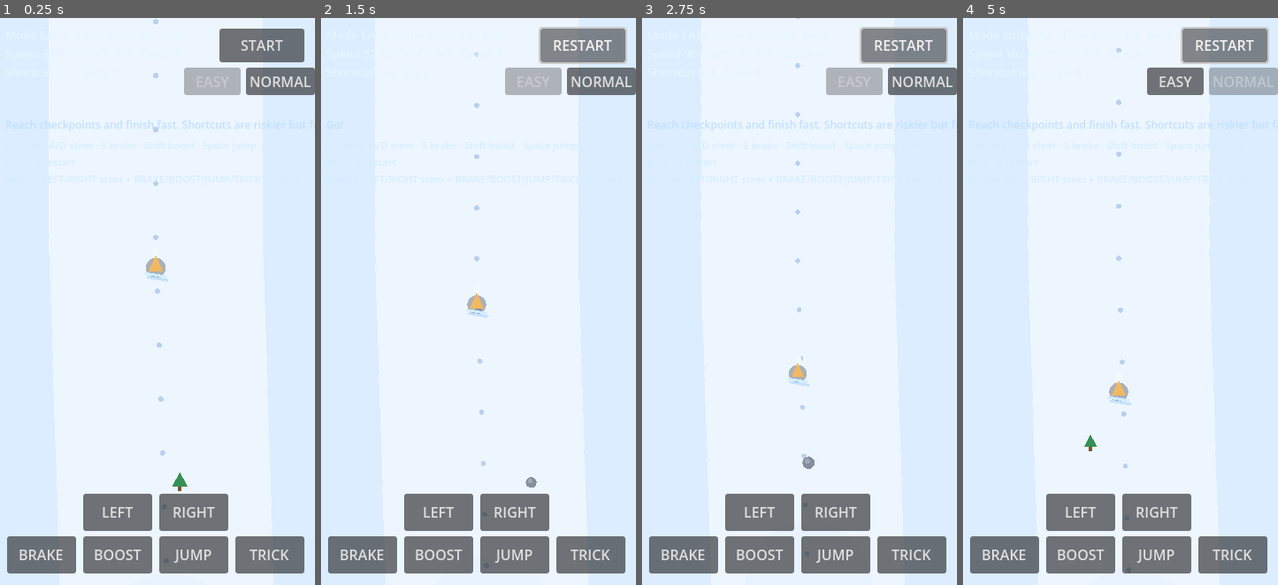
Above: before the commit, frames 1-4 (left to right).
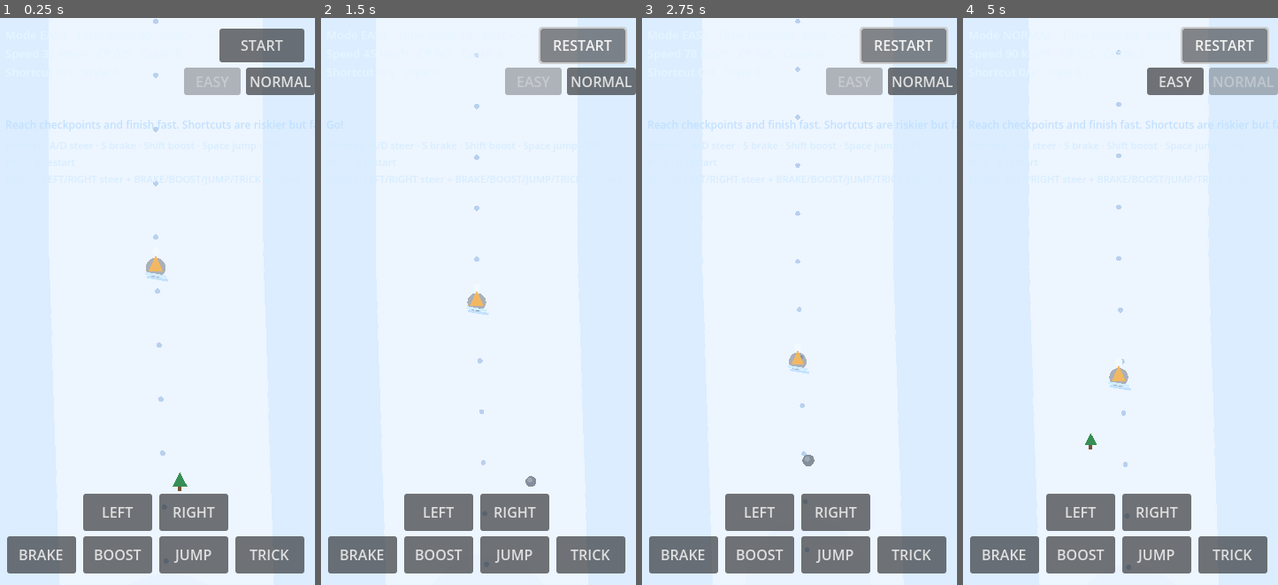
Above: after the commit, the same moments.

Repository: wndzlf/TapTapCho
Game: Godot game, scene res://scenes/main/Main.tscn
Two runs of this game, one before a commit and one after it. Both use one fixed random seed, a clock stepped at 60 frames per second and the inputs below.
Inputs:
- Up to frame 1 (0.25 s): no input
- Up to frame 2 (1.5 s): click "START" at 0.5 s; click "RESTART" at 1.25 s
- Up to frame 3 (2.75 s): click "RESTART" at 2 s
- Up to frame 4 (5 s): click "RESTART" at 2.75 s; click "NORMAL" at 3.5 s; click "START" at 4.25 s

The runs differ from the first frame. In frame 1, less than 0.1% of the frame differs, in the area x 47-59%, y 0-83%; in frame 2, 0.2%; in frame 3, 0.4%; in frame 4, 0.4%, in the area x 38-54%, y 5-80%.

Commit message:
fix: move ski rider higher on screen and slow pacing further

Diff:
--- a/godot-winter-ski-rush/scenes/main/Main.gd
+++ b/godot-winter-ski-rush/scenes/main/Main.gd
@@ -8,10 +8,10 @@
 
 const BASE_CENTER_X := WORLD_WIDTH * 0.5
 const BGM_PATH := "res://assets/audio/winter-ski-rush-pixabay-286213.mp3"
-const BASE_GRAVITY := 320.0
-const MIN_SPEED := 85.0
-const MAX_SPEED := 340.0
-const START_SPEED := 105.0
+const BASE_GRAVITY := 290.0
+const MIN_SPEED := 72.0
+const MAX_SPEED := 300.0
+const START_SPEED := 88.0
 
 const DIFFICULTY_EASY := 0
 const DIFFICULTY_NORMAL := 1
@@ -205,7 +205,7 @@
 	accel += forward_speed * float(surface["speed_bonus"]) * 0.12
 
 	if crouch_pressed and not brake_pressed:
-		accel += 28.0
+		accel += 20.0
 	if brake_pressed:
 		accel -= 240.0
 	if not surface["on_track"]:
@@ -539,12 +539,12 @@
 	if camera == null:
 		return
 	var viewport_height := get_viewport_rect().size.y
-	var look_ahead := clampf(viewport_height * 0.44, 270.0, 390.0)
+	var speed_range := maxf(1.0, active_max_speed - active_min_speed)
+	var speed_factor := clampf((forward_speed - active_min_speed) / speed_range, 0.0, 1.0)
+	var look_ahead := clampf(viewport_height * 0.12, 120.0, 190.0) + speed_factor * 40.0
 	var target_pos := Vector2(player_pos.x, clampf(player_pos.y - look_ahead, 170.0, FINISH_Y - 120.0))
 	camera.position = camera.position.lerp(target_pos, clampf(delta * 6.2, 0.04, 0.22))
 
-	var speed_range := maxf(1.0, active_max_speed - active_min_speed)
-	var speed_factor := clampf((forward_speed - active_min_speed) / speed_range, 0.0, 1.0)
 	var target_zoom := 1.04 - speed_factor * 0.23
 	var nearest := _nearest_obstacle_distance()
 	if nearest < 160.0:
@@ -737,21 +737,21 @@
 
 func _apply_difficulty_profile(notify: bool) -> void:
 	if current_difficulty == DIFFICULTY_EASY:
-		active_gravity = 285.0
-		active_min_speed = 72.0
-		active_max_speed = 260.0
-		active_start_speed = 90.0
+		active_gravity = 255.0
+		active_min_speed = 62.0
+		active_max_speed = 220.0
+		active_start_speed = 76.0
 		challenge_target = 200.0
-		active_jump_min_speed = 125.0
-		active_jump_base_velocity = 225.0
-		active_jump_speed_velocity_scale = 0.22
+		active_jump_min_speed = 110.0
+		active_jump_base_velocity = 215.0
+		active_jump_speed_velocity_scale = 0.20
 		active_crash_penalty = 1.0
 		active_crash_keep_speed_ratio = 0.78
 		active_offtrack_crash_dist = 124.0
 		active_offtrack_crash_speed = 380.0
 		active_main_track_width_scale = 1.25
 		active_shortcut_width_scale = 1.25
-		active_shortcut_speed_scale = 0.78
+		active_shortcut_speed_scale = 0.68
 		active_obstacle_start_y = 380.0
 		active_obstacle_gap_min = 165.0
 		active_obstacle_gap_max = 255.0
@@ -763,16 +763,16 @@
 		active_max_speed = MAX_SPEED
 		active_start_speed = START_SPEED
 		challenge_target = 175.0
-		active_jump_min_speed = 140.0
-		active_jump_base_velocity = 235.0
-		active_jump_speed_velocity_scale = 0.25
+		active_jump_min_speed = 125.0
+		active_jump_base_velocity = 225.0
+		active_jump_speed_velocity_scale = 0.22
 		active_crash_penalty = 1.3
 		active_crash_keep_speed_ratio = 0.7
 		active_offtrack_crash_dist = 106.0
 		active_offtrack_crash_speed = 340.0
 		active_main_track_width_scale = 1.1
 		active_shortcut_width_scale = 1.1
-		active_shortcut_speed_scale = 0.9
+		active_shortcut_speed_scale = 0.8
 		active_obstacle_start_y = 340.0
 		active_obstacle_gap_min = 140.0
 		active_obstacle_gap_max = 220.0
Not shown, changed: godot-winter-ski-rush-web/index.html
Not shown, changed: godot-winter-ski-rush-web/index.pck
